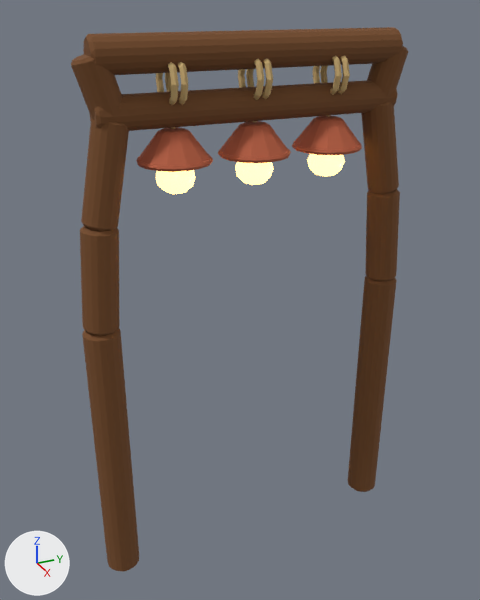
What one commit did to the Blender file assets/game-assets/HazelLightArch.blend.
Rendered twice from a 50 mm camera at (1.582, -0.753, 1.62) aimed at (-0.033, -0.027, 0.813). Arrows for +X, +Y and +Z are at lower left; the lights stay in place. The older version comes first.

Names of what the first picture shows: 'HazelLightArch_Bulbs', 'HazelLightArch_Cords', 'HazelLightArch_Poles', 'HazelLightArch_TerracottaShades'.
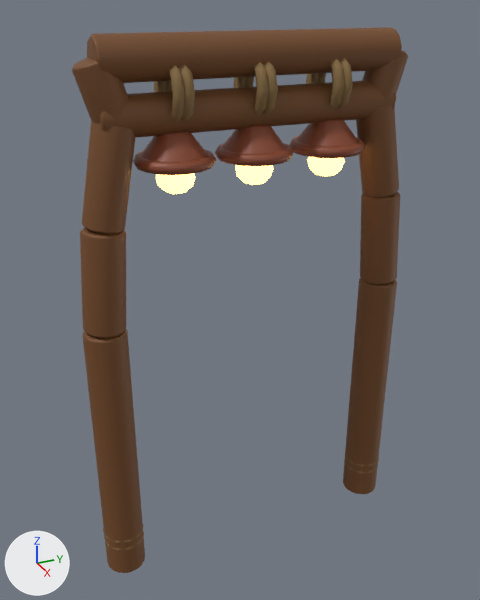
Where the change shows, as pixel boxes [x1, y1, x2, y2] in the pictures (480 x 600 px; the box of a moved part takes in the faces that stretch with it):
'HazelLightArch_Poles', reshaped: before [71, 27, 408, 571]; after [72, 27, 408, 573]
'HazelLightArch_TerracottaShades', recoloured, reshaped (orange to brown): before [136, 116, 362, 172]; after [133, 119, 365, 175]
'HazelLightArch_Cords', recoloured, reshaped: before [156, 55, 350, 129]; after [103, 58, 379, 551]
part 1 of me_hazellightarch_poles_mesh, moved or reshaped: before [82, 328, 139, 571]; after [83, 329, 145, 573]
part 2 of me_hazellightarch_poles_mesh, moved or reshaped: before [80, 226, 120, 336]; after [80, 227, 126, 338]
part 3 of me_hazellightarch_poles_mesh, moved or reshaped: before [81, 119, 129, 231]; after [82, 121, 135, 234]
part 4 of me_hazellightarch_poles_mesh, moved or reshaped: before [348, 276, 397, 492]; after [343, 277, 397, 494]
part 5 of me_hazellightarch_poles_mesh, moved or reshaped: before [365, 189, 400, 282]; after [360, 192, 400, 285]
part 6 of me_hazellightarch_poles_mesh, moved or reshaped: before [361, 102, 399, 194]; after [356, 106, 399, 198]
part 7 of me_hazellightarch_poles_mesh, moved or reshaped: before [83, 27, 403, 75]; after [87, 27, 402, 83]
part 8 of me_hazellightarch_poles_mesh, moved or reshaped: before [90, 80, 398, 131]; after [100, 80, 396, 138]
part 9 of me_hazellightarch_poles_mesh, moved or reshaped: before [71, 54, 122, 119]; after [72, 58, 128, 124]
part 10 of me_hazellightarch_poles_mesh, moved or reshaped: before [367, 46, 408, 99]; after [362, 50, 408, 103]
part 11 of me_hazellightarch_cords_mesh, moved or reshaped: before [156, 55, 350, 129]; after [154, 58, 353, 118]
part 12 of me_hazellightarch_cords_mesh, moved or reshaped (not visible before): after [103, 524, 144, 551]
part 13 of me_hazellightarch_cords_mesh, moved or reshaped (not visible before): after [344, 454, 379, 474]
part 14 of me_hazellightarch_terracottashades_mesh, moved or reshaped: before [136, 141, 362, 172]; after [133, 136, 365, 175]

What changed in the scene script:
```text
Change mat_material_hazellightarch_darkcord:
    mat_material_hazellightarch_darkcord.base_color: (0.578, 0.402, 0.168) -> (0.25, 0.155, 0.0575)  # brown #c8aa72 -> brown #896e44
Change mat_material_hazellightarch_terracotta:
    mat_material_hazellightarch_terracotta.base_color: (0.474, 0.109, 0.0482) -> (0.25, 0.0631, 0.0266)  # orange #b75d3e -> brown #89472d
Change me_hazellightarch_poles_mesh:
    remove me_hazellightarch_poles_mesh.from_pydata(...)  # 540 vertices, 560 faces; spans x -0.05..0.05, y -0.49..0.49, z 0.0..1.54
    add me_hazellightarch_poles_mesh.from_pydata(...)  # 540 vertices, 560 faces; spans x -0.06..0.06, y -0.49..0.49, z 0.0..1.54
    me_hazellightarch_poles_mesh part 1: the loose piece of 54 vertices spanning x -0.05..0.05, y -0.49..-0.39, z 0.0..0.82 is moved by (0.0, 0.01, 0.0)
    me_hazellightarch_poles_mesh part 2: the loose piece of 54 vertices spanning x -0.05..0.05, y -0.49..-0.38, z 0.82..1.1 is moved by (0.0, 0.01, -0.01)
    me_hazellightarch_poles_mesh part 3: the loose piece of 54 vertices spanning x -0.04..0.04, y -0.46..-0.33, z 1.09..1.37 is moved by (0.0, 0.01, -0.01)
    me_hazellightarch_poles_mesh part 4: the loose piece of 54 vertices spanning x -0.05..0.05, y 0.39..0.49, z 0.0..0.82 is moved by (0.0, -0.01, 0.0)
    me_hazellightarch_poles_mesh part 5: the loose piece of 54 vertices spanning x -0.05..0.05, y 0.38..0.49, z 0.82..1.1 is moved by (0.0, -0.01, -0.01)
    me_hazellightarch_poles_mesh part 6: the loose piece of 54 vertices spanning x -0.04..0.04, y 0.33..0.46, z 1.09..1.37 is moved by (0.0, -0.01, -0.01)
    me_hazellightarch_poles_mesh part 7: the loose piece of 54 vertices spanning x -0.04..0.04, y -0.42..0.42, z 1.46..1.54 is moved by (0.0, 0.0, -0.01)
    me_hazellightarch_poles_mesh part 8: the loose piece of 54 vertices spanning x -0.04..0.04, y -0.42..0.42, z 1.33..1.41 is moved by (0.0, 0.0, -0.01)
    me_hazellightarch_poles_mesh part 9: the loose piece of 54 vertices spanning x -0.04..0.04, y -0.45..-0.34, z 1.35..1.51 is moved by (0.0, 0.01, -0.01)
    me_hazellightarch_poles_mesh part 10: the loose piece of 54 vertices spanning x -0.04..0.04, y 0.34..0.45, z 1.35..1.51 is moved by (0.0, -0.01, -0.01)
Change me_hazellightarch_cords_mesh:
    remove me_hazellightarch_cords_mesh.from_pydata(...)  # 608 vertices, 614 faces; spans x -0.066..0.066, y -0.488..0.488, z 0.096..1.498
    add me_hazellightarch_cords_mesh.from_pydata(...)  # 608 vertices, 614 faces; spans x -0.086..0.086, y -0.493..0.493, z 0.09..1.495
    me_hazellightarch_cords_mesh part 11: 408 of 608 vertices moved; they spanned x -0.066..0.066, y -0.241..0.241, z 1.325..1.498 and now span x -0.086..0.086, y -0.242..0.242, z 1.3..1.495; mean shift (0.0, 0.0, -0.02); largest move (0.02, -0.232, 1.372) -> (0.027, -0.227, 1.331)
    me_hazellightarch_cords_mesh part 12: 100 of 608 vertices moved; they spanned x -0.047..0.047, y -0.488..-0.398, z 0.096..0.144 and now span x -0.063..0.063, y -0.493..-0.375, z 0.09..0.149; mean shift (0.0, 0.009, -0.001); largest move (-0.015, -0.398, 0.135) -> (-0.02, -0.375, 0.134)
    me_hazellightarch_cords_mesh part 13: 100 of 608 vertices moved; they spanned x -0.047..0.047, y 0.398..0.488, z 0.096..0.144 and now span x -0.063..0.063, y 0.375..0.493, z 0.09..0.149; mean shift (0.0, -0.009, -0.001); largest move (0.015, 0.398, 0.135) -> (0.02, 0.375, 0.134)
Change me_hazellightarch_terracottashades_mesh:
    remove me_hazellightarch_terracottashades_mesh.from_pydata(...)  # 432 vertices, 402 faces; spans x -0.096..0.096, y -0.316..0.316, z 1.24..1.322
    add me_hazellightarch_terracottashades_mesh.from_pydata(...)  # 432 vertices, 402 faces; spans x -0.104..0.104, y -0.324..0.324, z 1.233..1.322
    me_hazellightarch_terracottashades_mesh part 14: 288 of 432 vertices moved; they spanned x -0.096..0.096, y -0.316..0.316, z 1.24..1.254 and now span x -0.104..0.104, y -0.324..0.324, z 1.233..1.261; mean shift (0.0, 0.0, 0.0); largest move (0.031, 0.294, 1.247) -> (0.028, 0.286, 1.247)
```
